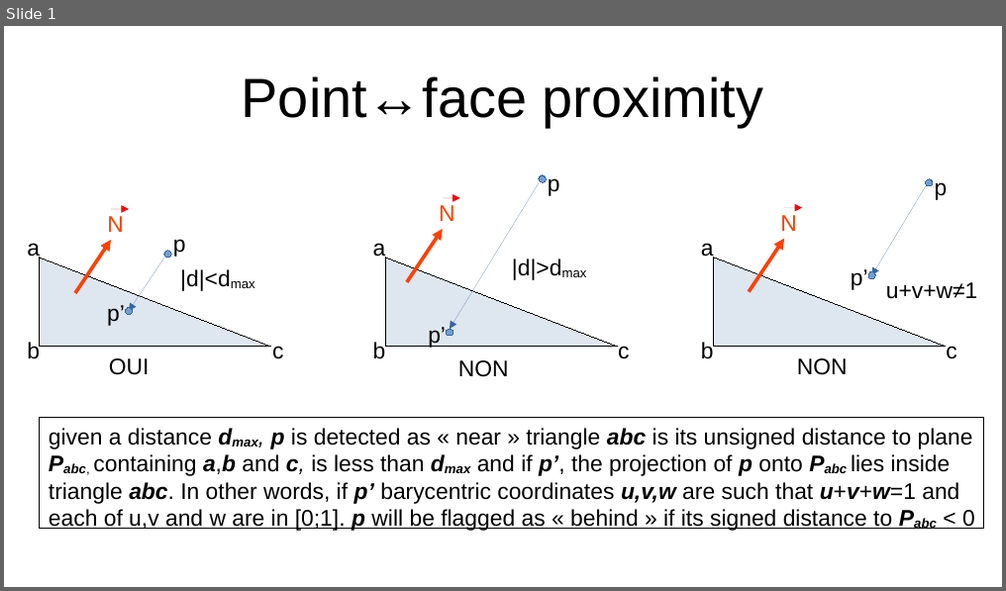
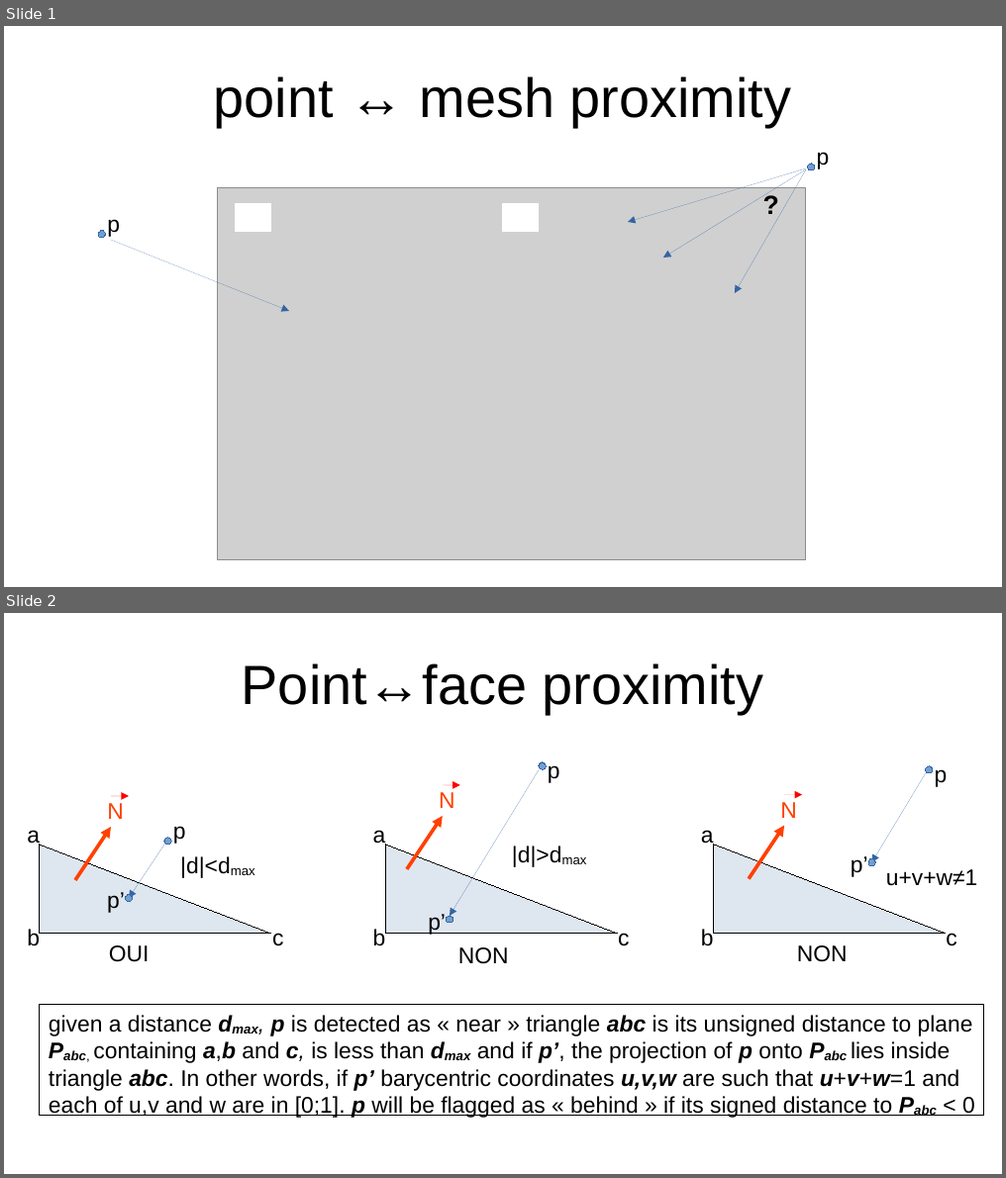
Before and after one commit to Collab4exaNBody/exaNBody, a slide deck: src/mesh/doc/proximity_tests.odp. Shown one above the other, each under a label of ours: slide 1 before the commit, slides 1 and 2 after it. The pictures are 1006x591 and 1006x1178 pixels, drawn with LibreOffice and Linux fonts; fonts in the diff are those of the drawing; grey boxes stand for pictures. Boxes give left, top, right and bottom in pixels: in the first picture for what was removed or moved away, otherwise in the second. Text is boxed around its words. In the diff, an @@ line names an element or a change of style, - is before the commit and + after.

Commit message:
updated mesh documentation

```diff
--- a/src/mesh/doc/proximity_tests.odp
+++ b/src/mesh/doc/proximity_tests.odp
@@ slide 1 added at [4,26,1002,587], background #FFFFFF @@
@@ title added at [214,76,791,127], 44 pt, text #000000 @@
+point ↔ mesh proximity
@@ arrow added from (806, 169) to (628, 222), #3465A4 0 pt @@
@@ arrow added from (806, 170) to (663, 258), #3465A4 0 pt @@
@@ arrow added from (806, 170) to (735, 293), #3465A4 0 pt @@
@@ ellipse added at [808,164,816,171], fill #729FCF, outline #3465A4 0 pt @@
@@ text added at [817,152,830,170], 18 pt, text #000000 @@
+p
@@ picture added at [218,187,806,561] @@
@@ text added at [754,183,789,222], 21 pt, text #000000, bold @@
+?
@@ ellipse added at [98,231,105,238], fill #729FCF, outline #3465A4 0 pt @@
@@ text added at [107,219,120,237], 18 pt, text #000000 @@
+p
@@ rectangle added at [236,204,271,232], fill #FFFFFF, outline #FFFFFF 0 pt @@
@@ rectangle added at [503,204,539,232], fill #FFFFFF, outline #FFFFFF 0 pt @@
@@ arrow added from (111, 240) to (289, 311), #3465A4 0 pt @@
@@ what was slide 1 is now slide 2 @@
```
